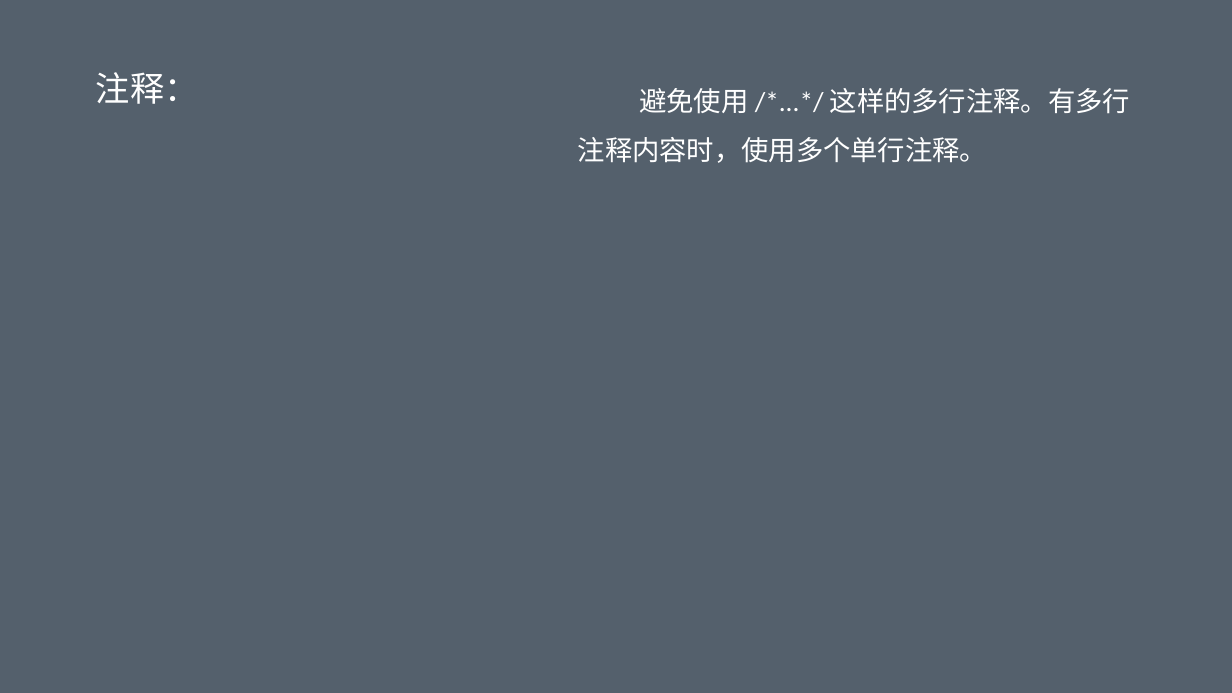
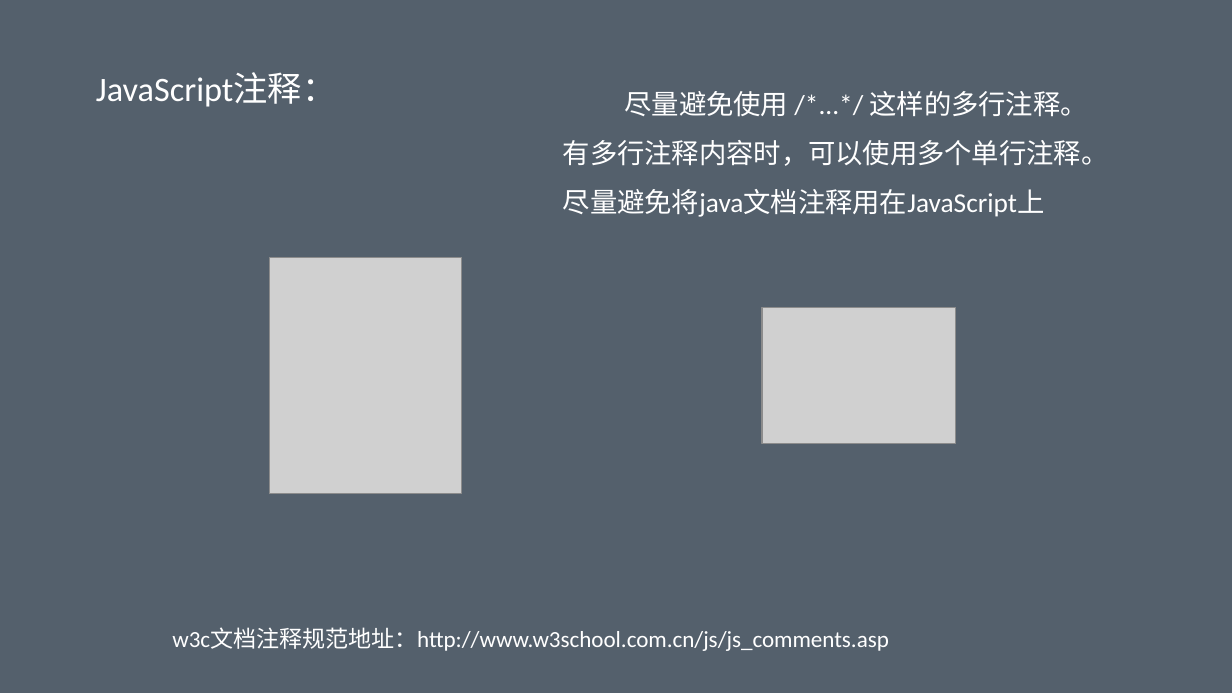
Before and after one commit to geekww/corlex, a slide deck: slide 18 of 前端开发规范.pptx. Drawn at 1232x693 pixels with LibreOffice and Linux fonts; fonts in the diff are those of the drawing; grey boxes stand for pictures. Boxes give left, top, right and bottom in pixels: in the first picture for what was removed or moved away, otherwise in the second. Text is boxed around its words. In the diff, an @@ line names an element or a change of style, - is before the commit and + after.

Commit message:
规范

```diff
--- a/前端开发规范.pptx
+++ b/前端开发规范.pptx
@@ text at (96,73,336,107): text changed @@
-注释：
+JavaScript注释：
@@ text at (563,91,1109,217): text changed @@
-避免使用 /*...*/ 这样的多行注释。有多行注释内容时，使用多个单行注释。
+尽量避免使用 /*...*/ 这样的多行注释。有多行注释内容时，可以使用多个单行注释。尽量避免将java文档注释用在JavaScript上
@@ picture added at (270,257,462,494) @@
@@ picture added at (763,308,956,444) @@
@@ text added at (172,627,889,651), 13.5 pt, text #FFFFFF @@
+w3c文档注释规范地址：http://www.w3school.com.cn/js/js_comments.asp
```
Also in this commit, not shown: 13 other slides changed, 2 other files.
